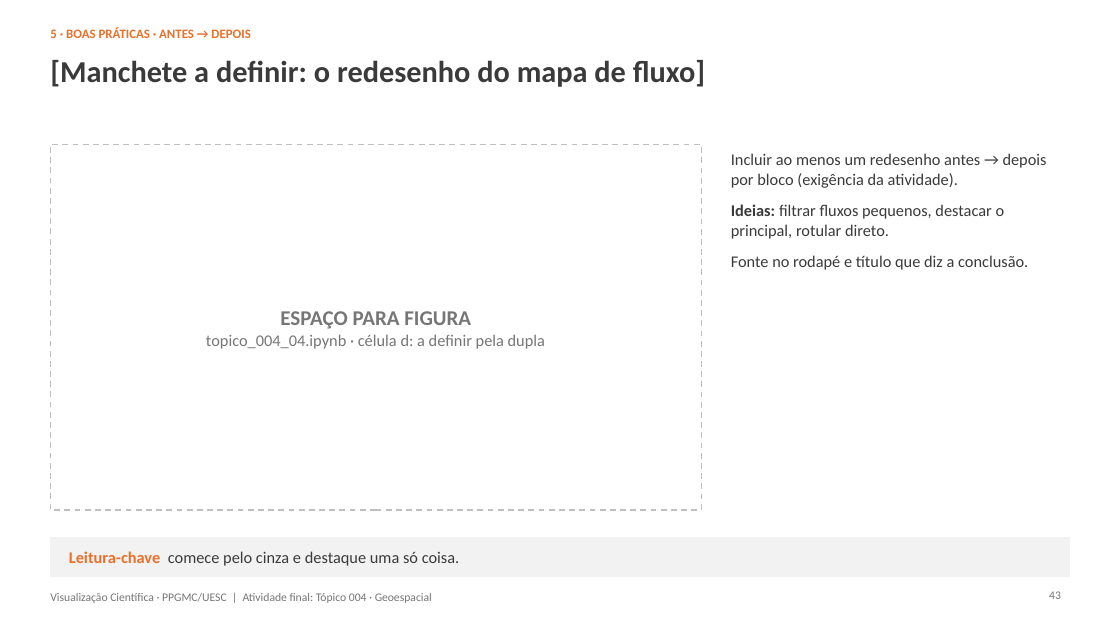
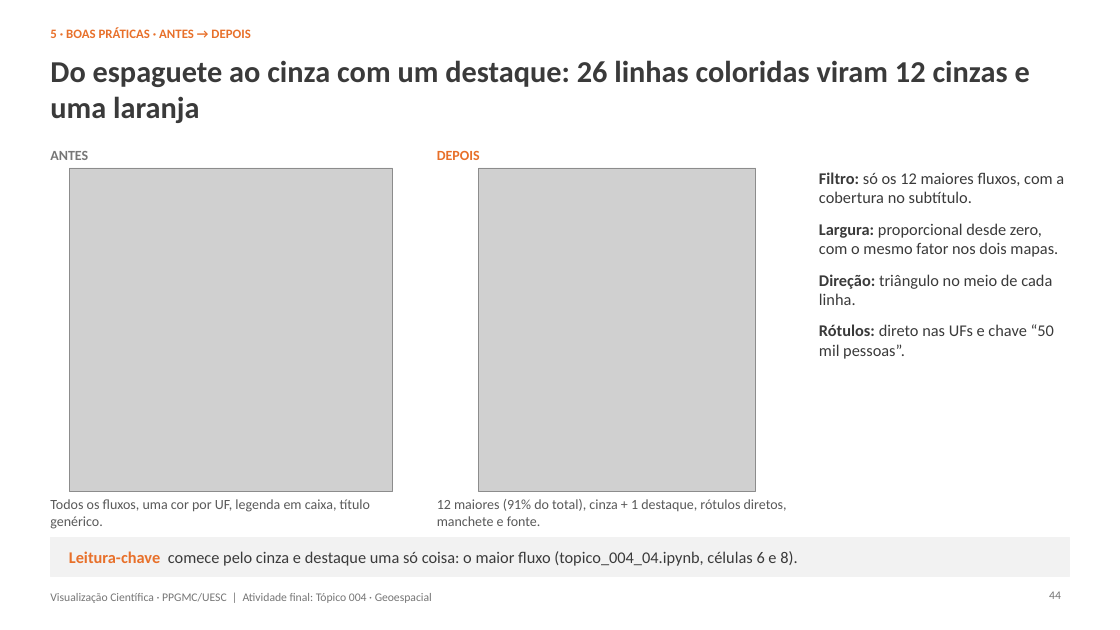
Before and after one commit to John-Parsec/scientific-visualization-geospatial, a slide deck: slide 44 of slides.pptx (slide 43 before the commit). Drawn at 1120x630 pixels with LibreOffice and Linux fonts; fonts in the diff are those of the drawing; grey boxes stand for pictures; background and template pictures are left out. Boxes give left, top, right and bottom in pixels: in the first picture for what was removed or moved away, otherwise in the second. Text is boxed around its words. In the diff, an @@ line names an element or a change of style, - is before the commit and + after.

```diff
--- a/slides.pptx
+++ b/slides.pptx
@@ title at [50,60,1030,123]: text changed @@
-[Manchete a definir: o redesenho do mapa de fluxo]
+Do espaguete ao cinza com um destaque: 26 linhas coloridas viram 12 cinzas e uma laranja
@@ rectangle removed at [50,145,702,510] @@
@@ text added at [50,151,88,160], 12 pt, text #767676, bold @@
+ANTES
@@ picture added at [69,168,392,492] @@
@@ text added at [437,151,480,160], 12 pt, text #E8702A, bold @@
+DEPOIS
@@ picture added at [479,168,756,492] @@
@@ text at [819,172,1064,359]: text changed @@
-Incluir ao menos um redesenho antes → depois por bloco (exigência da atividade).
-Ideias: filtrar fluxos pequenos, destacar o principal, rotular direto.
-Fonte no rodapé e título que diz a conclusão.
+Filtro: só os 12 maiores fluxos, com a cobertura no subtítulo.
+Largura: proporcional desde zero, com o mesmo fator nos dois mapas.
+Direção: triângulo no meio de cada linha.
+Rótulos: direto nas UFs e chave “50 mil pessoas”.
@@ text removed at [206,311,545,349] @@
-ESPAÇO PARA FIGURA
-topico_004_04.ipynb · célula d: a definir pela dupla
@@ text added at [50,499,370,529], 12 pt, text #595959 @@
+Todos os fluxos, uma cor por UF, legenda em caixa, título genérico.
@@ text added at [437,499,787,526], 12 pt, text #595959 @@
+12 maiores (91% do total), cinza + 1 destaque, rótulos diretos, manchete e fonte.
@@ text at [69,551,797,566]: text changed @@
-Leitura-chave comece pelo cinza e destaque uma só coisa.
+Leitura-chave comece pelo cinza e destaque uma só coisa: o maior fluxo (topico_004_04.ipynb, células 6 e 8).
@@ page number at [1049,591,1061,599]: text changed @@
-43
+44
```
Also in this commit, not shown: 44 other slides changed, 4 slides added, 3 slides removed.
